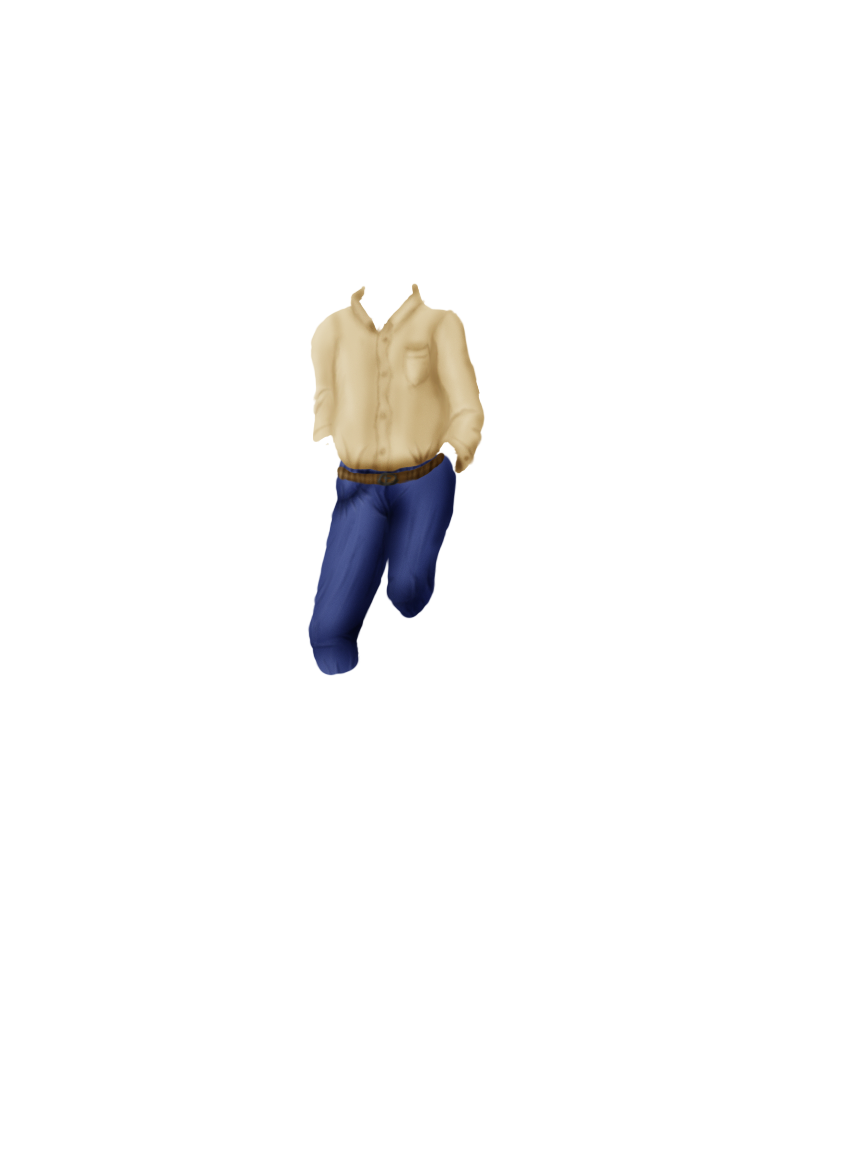
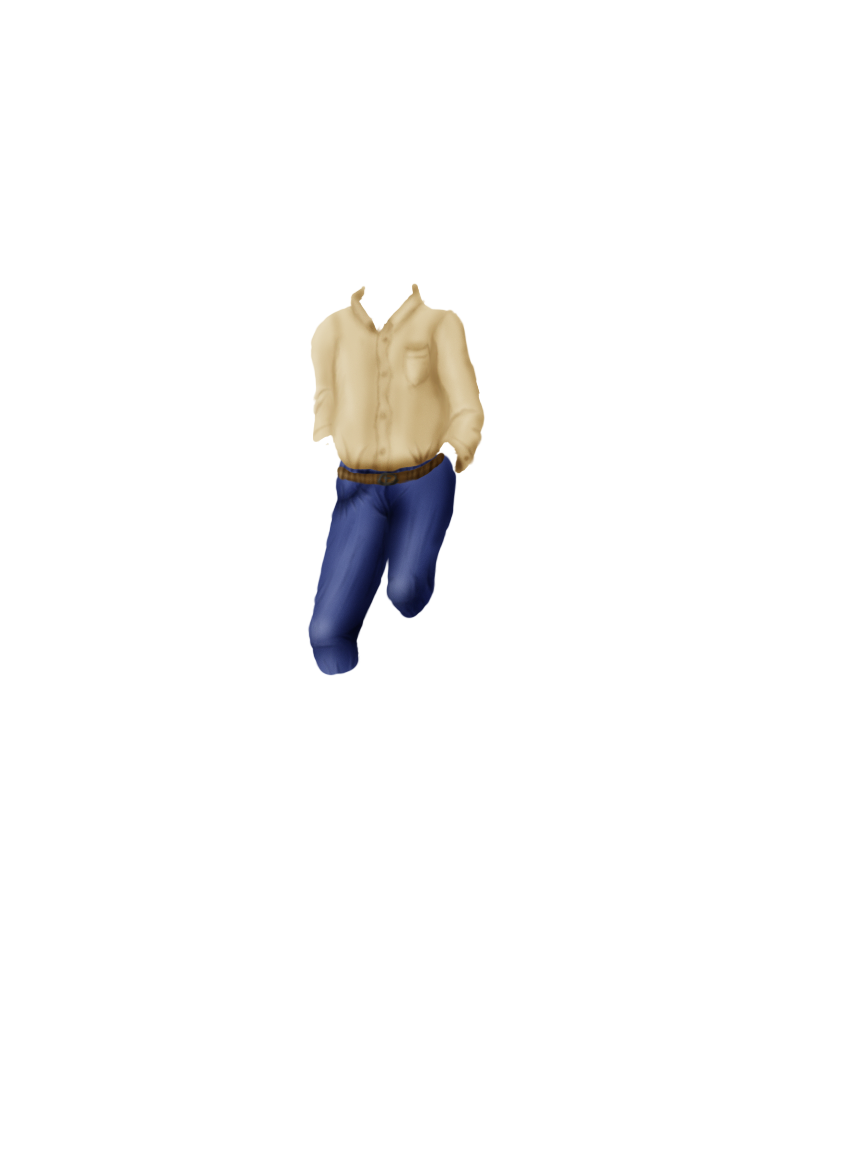
Layered file, before and after one edit (850×1150). Changes by layer:
painted on "Jeans" over left=308, top=514, right=427, bottom=675
